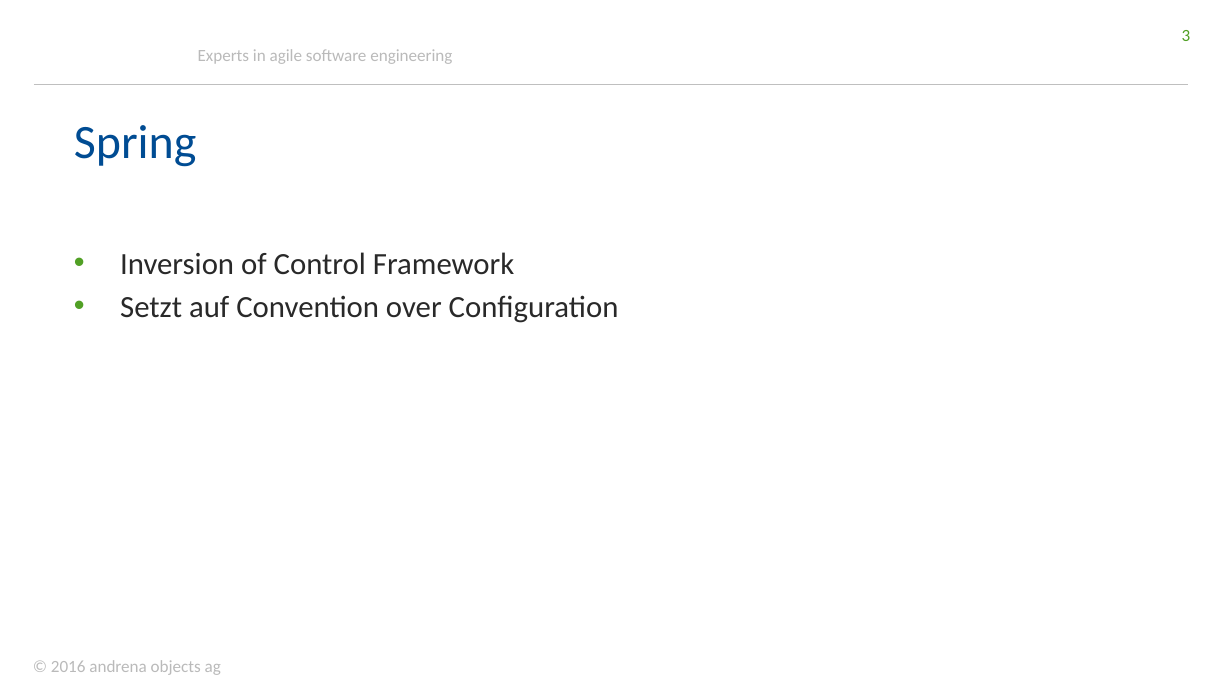
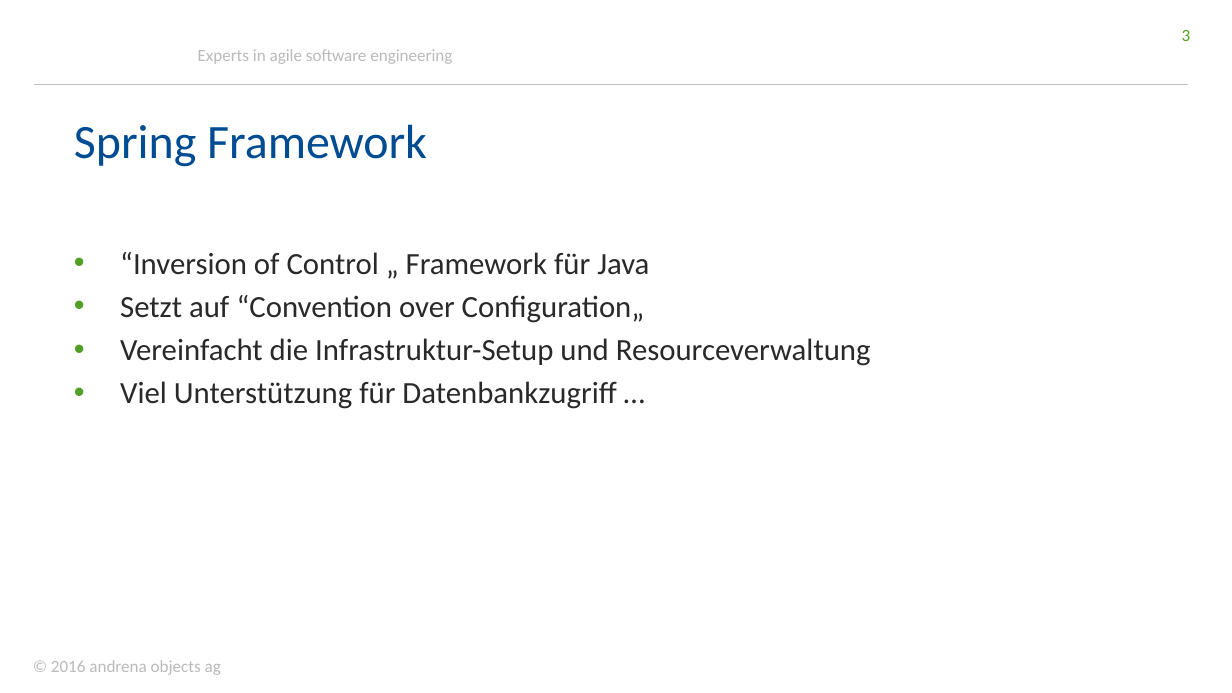
Before and after one commit to stklqt/oop-springboot-springdata-server, a slide deck: slide 3 of springBootDataWorkshop.pptx. Drawn at 1232x693 pixels with LibreOffice and Linux fonts; fonts in the diff are those of the drawing; background and template pictures are left out. Boxes give left, top, right and bottom in pixels: in the first picture for what was removed or moved away, otherwise in the second. Text is boxed around its words. In the diff, an @@ line names an element or a change of style, - is before the commit and + after.

```diff
--- a/springBootDataWorkshop.pptx
+++ b/springBootDataWorkshop.pptx
@@ title at (74, 124, 427, 167): text changed @@
-Spring
+Spring Framework
@@ text at (120, 252, 871, 409): text changed @@
-• Inversion of Control Framework
-• Setzt auf Convention over Configuration
+• “Inversion of Control „ Framework für Java
+• Setzt auf “Convention over Configuration„
+• Vereinfacht die Infrastruktur-Setup und Resourceverwaltung
+• Viel Unterstützung für Datenbankzugriff …
```
Also in this commit, not shown: 1 other slide changed, 1 slide added.
